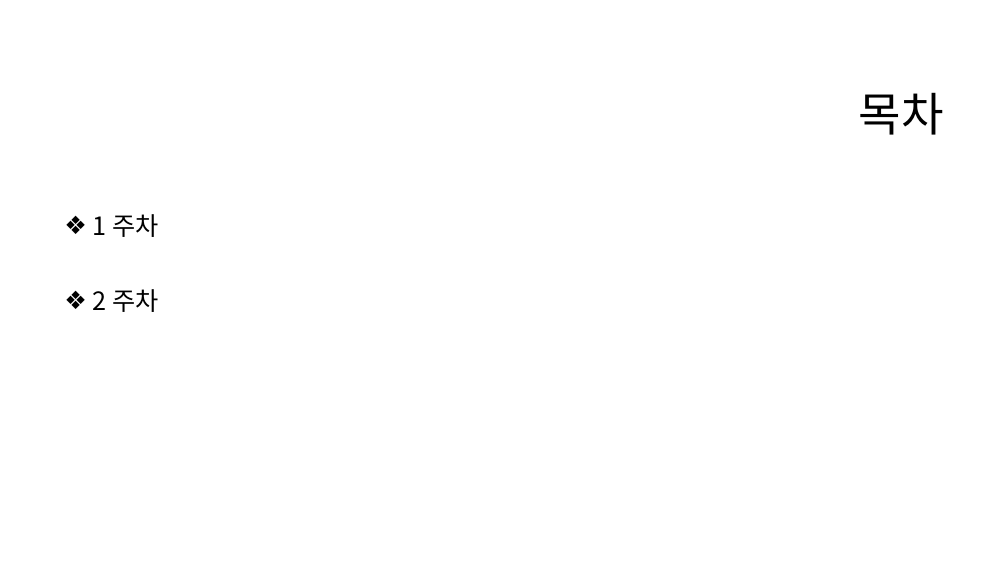
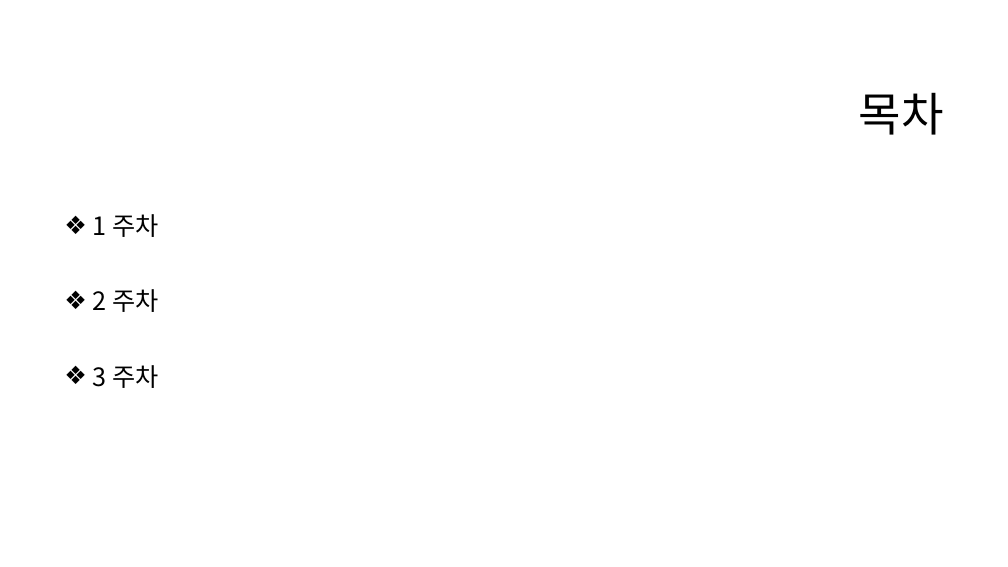
Before and after one commit to eeeeyeot/JAVATrainTicketing, a slide deck: slide 2 of 작업한 내용/기차 예매 프로그램 주차 발표.pptx. Drawn at 1008x567 pixels with LibreOffice and Linux fonts; fonts in the diff are those of the drawing; background and template pictures are left out. Boxes give left, top, right and bottom in pixels: in the first picture for what was removed or moved away, otherwise in the second. Text is boxed around its words. In the diff, an @@ line names an element or a change of style, - is before the commit and + after.

Commit message:
2020_12_06 3주차발표  ppt

```diff
--- a/작업한 내용/기차 예매 프로그램 주차 발표.pptx
+++ b/작업한 내용/기차 예매 프로그램 주차 발표.pptx
@@ text at bbox=[92, 365, 158, 388]: paragraph added @@
+❖ 3 주차
```
Also in this commit, not shown: 2 other slides changed, 14 slides added, 3 other files.
